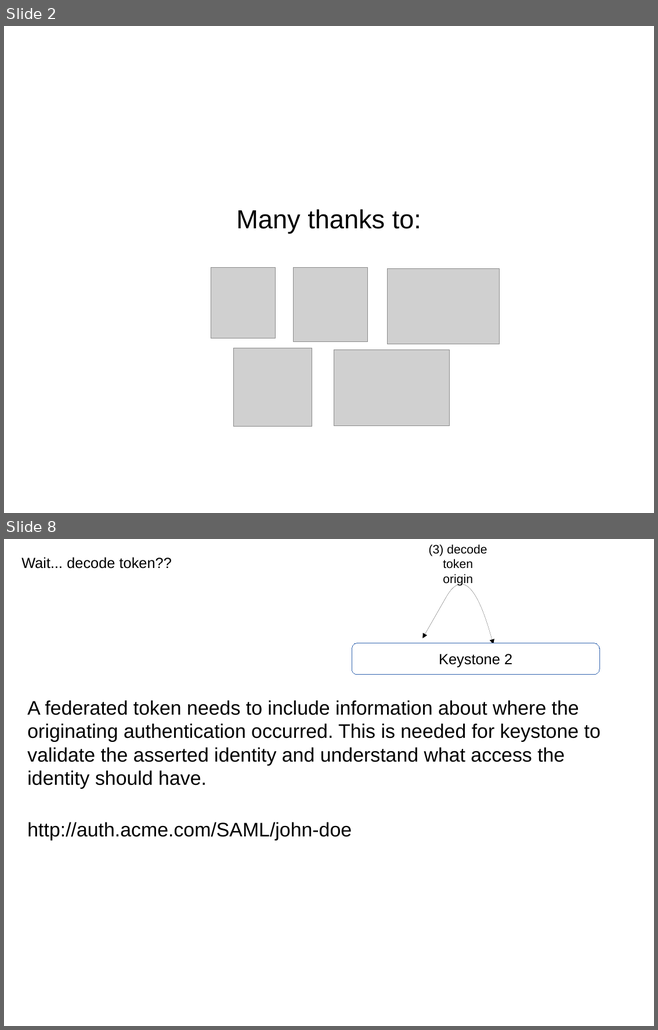
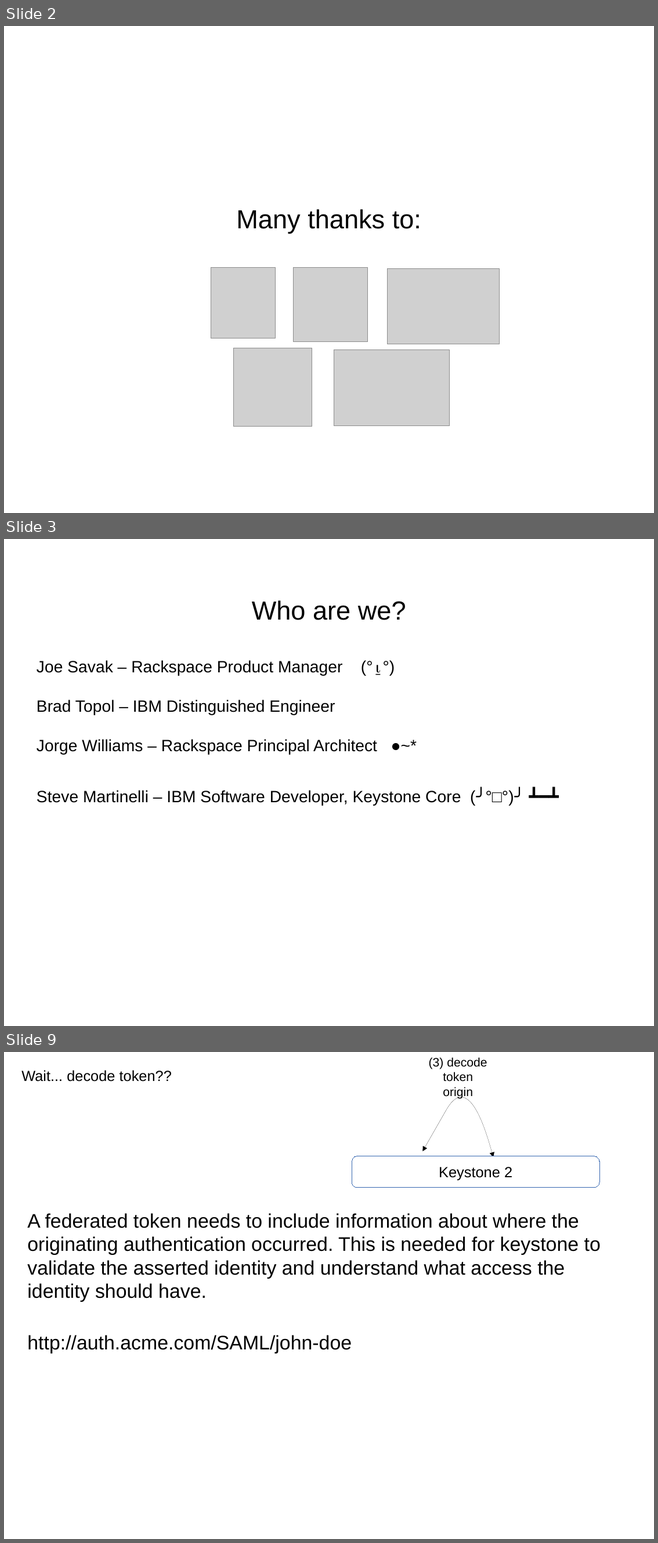
Before and after one commit to joesavak/OpenStackFederation, a slide deck: os-federation.odp. Shown one above the other, each under a label of ours: slides 2 and 8 before the commit, slides 2, 3 and 9 after it; the slides between them are not shown. The pictures are 658x1030 and 658x1543 pixels, drawn with LibreOffice and Linux fonts; fonts in the diff are those of the drawing; grey boxes stand for pictures. Boxes give left, top, right and bottom in pixels: in the first picture for what was removed or moved away, otherwise in the second. Text is boxed around its words. In the diff, an @@ line names an element or a change of style, - is before the commit and + after.

```diff
--- a/os-federation.odp
+++ b/os-federation.odp
@@ slide 3 added at (4,539,654,1026), background #FFFFFF @@
@@ subtitle added at (36,600,460,806), 20 pt, text #000000 @@
+Who are we?
+Joe Savak – Rackspace Product Manager (°⍸°)
+Brad Topol – IBM Distinguished Engineer
+Jorge Williams – Rackspace Principal Architect ●~*
+Steve Martinelli – IBM Software Developer, Keystone Core (╯°□°)╯ ┻━┻
@@ what was slide 8 is now slide 9 @@
```
Also in this commit, not shown: 6 slides changed.
